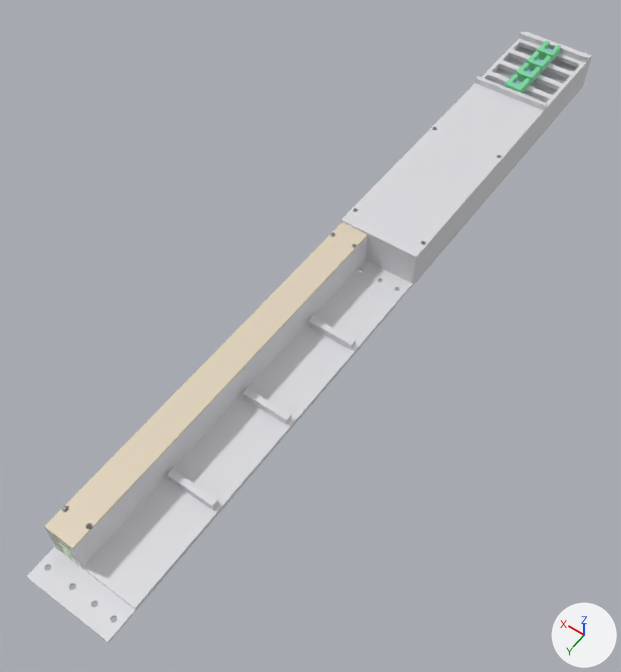
What one commit did to the Blender file Гитара_секция1.blend.
Camera for both pictures: a camera (50 mm lens) standing at (-174.0, 550.0, 386.0) and looking at (7.0, 297.0, -13.0). The lights are fixed; the arrows at lower right show +X, +Y and +Z. The first picture is the older version.

Names of what the first picture shows: 'P0_дно', 'P1_межэтажка', 'P2_межэтажка', 'P3_межэтажка', 'P4_палуба', 'С2_дно', 'С2_крышка', 'С2_рейка_0' and 7 more.
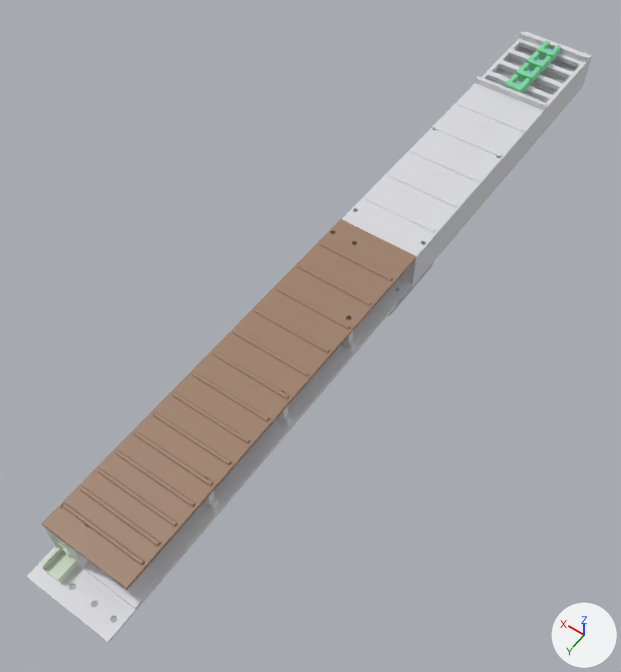
What differs and where, as boxes (x1, y1, x2, y2) in the pictures (621 x 672 px; the box of a moved part takes in the faces that stretch with it):
'С2_фретборд', added (beige)
    after: (42, 219, 416, 589)
'С2_дно', reshaped
    before: (26, 235, 412, 643)
    after: (26, 278, 412, 643)
'С2_рейка_0', moved
    before: (58, 547, 78, 565)
    after: (41, 547, 78, 583)
'шина_стыка', added (mostly hidden)
    after: (389, 263, 433, 315)
part 1 of me_gs2_base, moved or reshaped (mostly hidden afterwards)
    before: (66, 260, 408, 530)
    after: (376, 283, 411, 318)
part 2 of me_gs2_base, added
    after: (341, 318, 355, 350)
part 3 of me_gs2_base, added (mostly hidden)
    after: (277, 406, 291, 425)
part 4 of me_gs2_base, added (mostly hidden)
    after: (202, 481, 218, 511)
'С2_крышка', unchanged, covered by the edit
    before: (44, 222, 368, 549)
    after: (46, 233, 356, 549)

What the commit changed:
Material 'spl' (mat_spl) is new.
Its base color is (0.5, 0.5, 0.58) (light grey #bcbcc8).
Material 'fret' (mat_fret) is new.
Its base color is (0.35, 0.22, 0.15) (beige #a0816c).
me_gs2_base is used by ob_с2_дно; location (0.0, 240.0, 0.0).
me_gs2_base had 2894 vertices, 5820 faces and spanned x -26.0..26.0, y 0.0..258.0, z 0.0..23.0.
me_gs2_base now has 3874 vertices, 7784 faces and spans x -26.0..26.0, y 0.0..258.0, z 0.0..25.0.
me_gs2_base part 1: 57 vertices moved within x -20.0..24.0, y 8.0..227.0, z 2.0..23.0; 249 vertices removed from x -23.0..23.0, y 0.0..11.0, z 2.0..3.0; 449 vertices added at x -22.0..22.0, y 0.0..18.0, z 2.0..23.0.
me_gs2_base part 2: 260 vertices added at x -22.0..-18.0, y 58.0..62.0, z 8.0..25.0.
me_gs2_base part 3: 260 vertices added at x -22.0..-18.0, y 118.0..122.0, z 8.0..25.0.
me_gs2_base part 4: 260 vertices added at x -22.0..-18.0, y 178.0..182.0, z 8.0..25.0.
Mesh me_gs_splice is new.
It has 2024 vertices, 4076 faces and spans x -26.0..26.0, y -24.0..24.0, z 0.0..3.0.
It uses material mat_spl (light grey #bcbcc8).
Mesh me_gs2_fret is new.
It has 3679 vertices, 7394 faces and spans x -26.0..26.0, y 0.0..240.0, z 0.0..3.0.
It uses material mat_fret (beige #a0816c).
Object 'С2_рейка_0' (ob_с2_рейка_0) moves from (0.0, 240.0, 1.4) to (0.0, 251.0, 1.4).
Object 'шина_стыка' (ob_шина_стыка) is new; it shows me_gs_splice.
Its location is (0.0, 240.0, -3.0).
Object 'С2_фретборд' (ob_с2_фретборд) is new; it shows me_gs2_fret.
Its location is (0.0, 240.0, 24.6).
